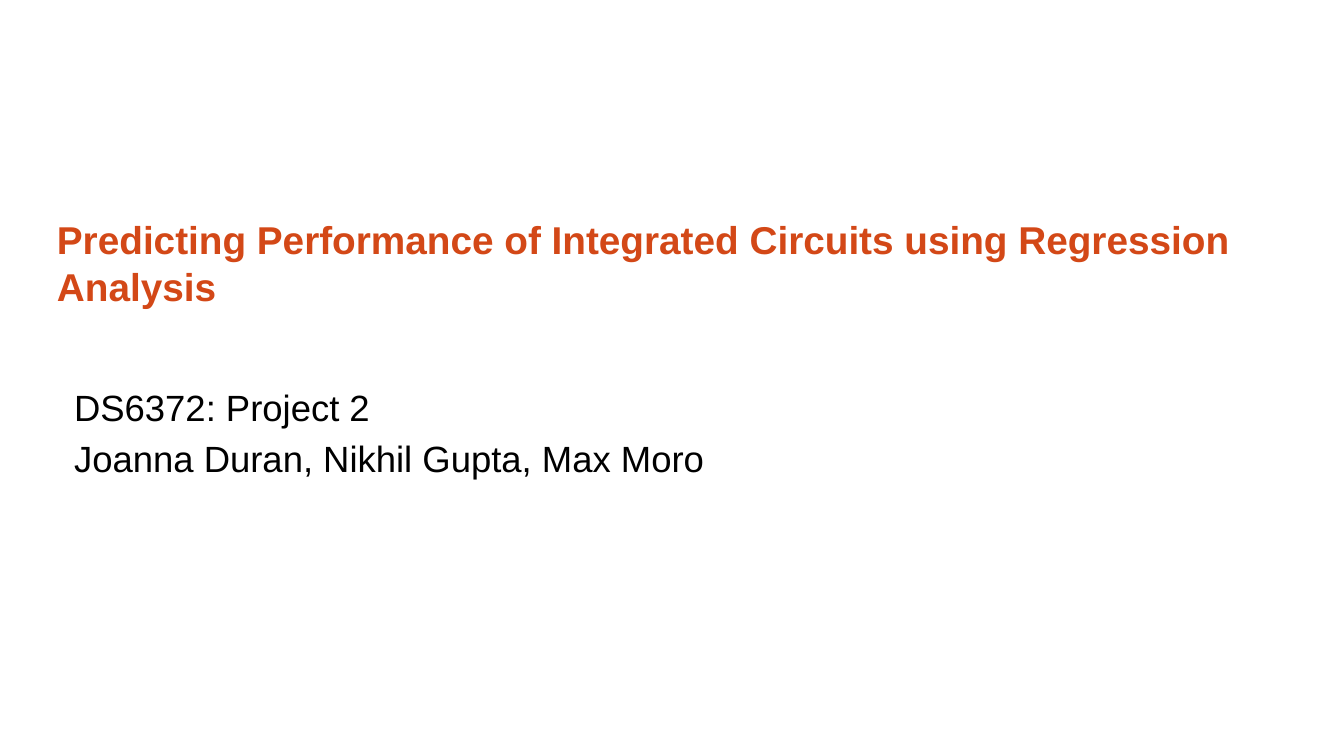
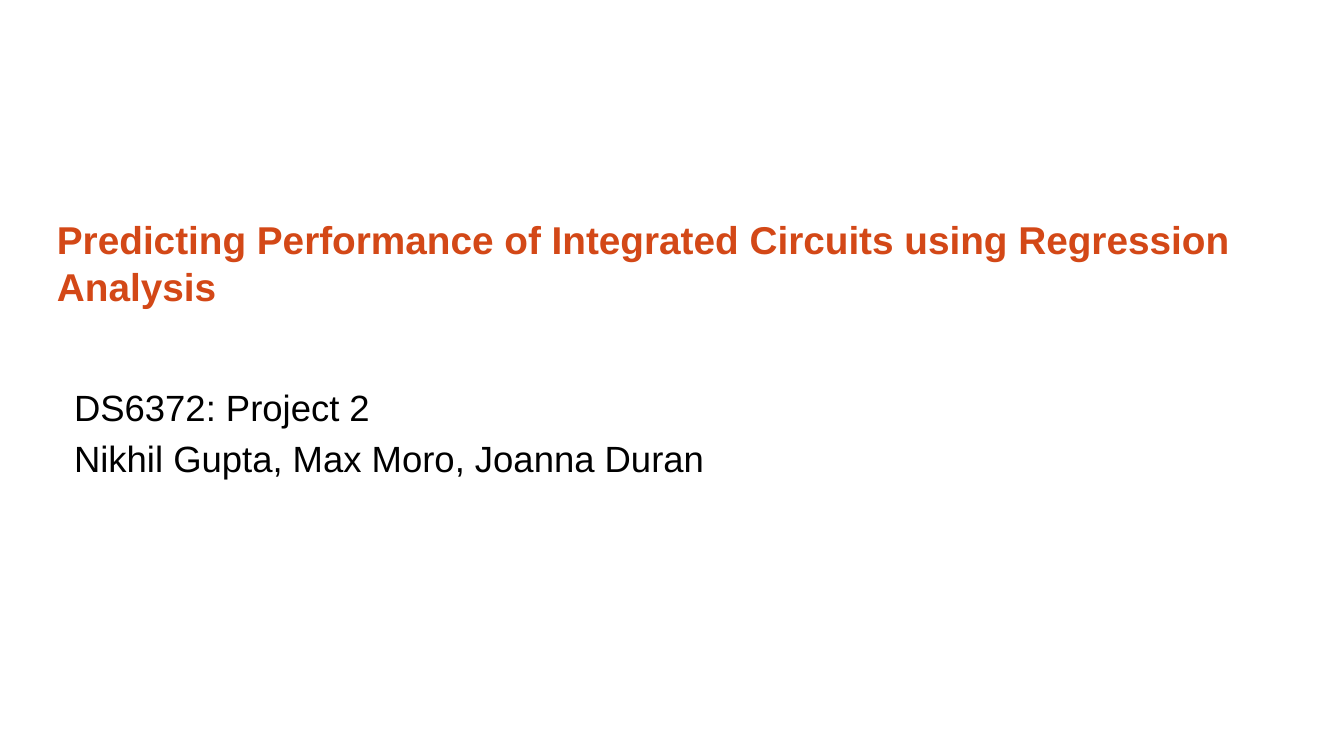
Before and after one commit to ngupta23/PredictingPerformanceIntegratedCircuits, a slide deck: slide 1 of Presentation/MSDS6372_Project2_Presentation.pptx. Drawn at 1344x737 pixels with LibreOffice and Linux fonts; fonts in the diff are those of the drawing; background and template pictures are left out. Boxes give left, top, right and bottom in pixels: in the first picture for what was removed or moved away, otherwise in the second. Text is boxed around its words. In the diff, an @@ line names an element or a change of style, - is before the commit and + after.

```diff
--- a/Presentation/MSDS6372_Project2_Presentation.pptx
+++ b/Presentation/MSDS6372_Project2_Presentation.pptx
@@ text at [74,445,704,480]: text changed @@
-Joanna Duran, Nikhil Gupta, Max Moro
+Nikhil Gupta, Max Moro, Joanna Duran
```
Also in this commit, not shown: 6 other slides changed, 2 other files.
